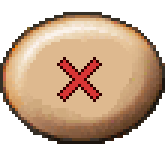
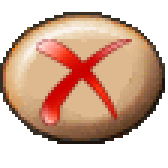
Before/after of a 168 × 168 layered artwork. What changed in the layer stack:
painted on "图层 3" over box(36, 39, 132, 126)
